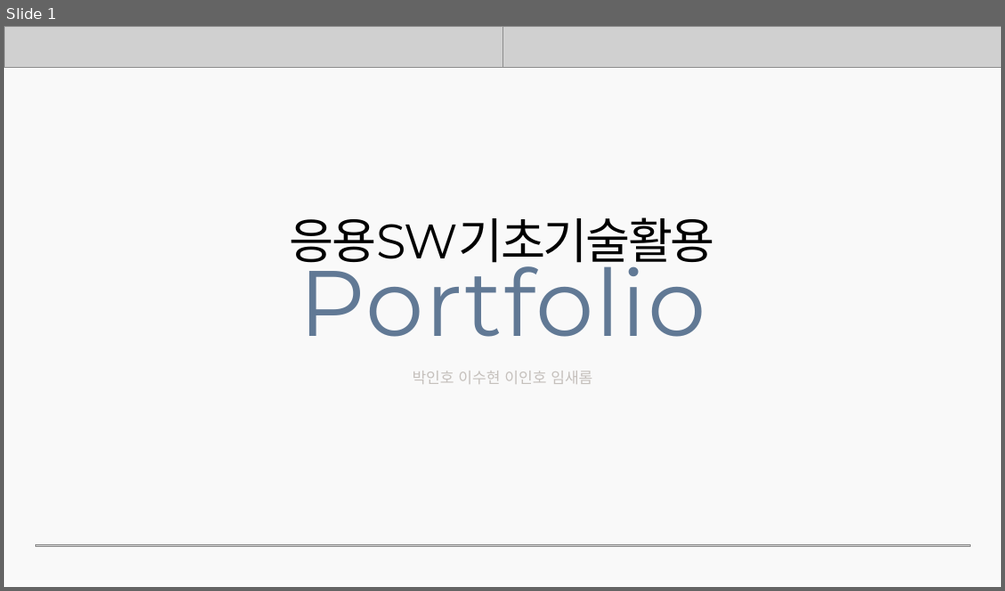
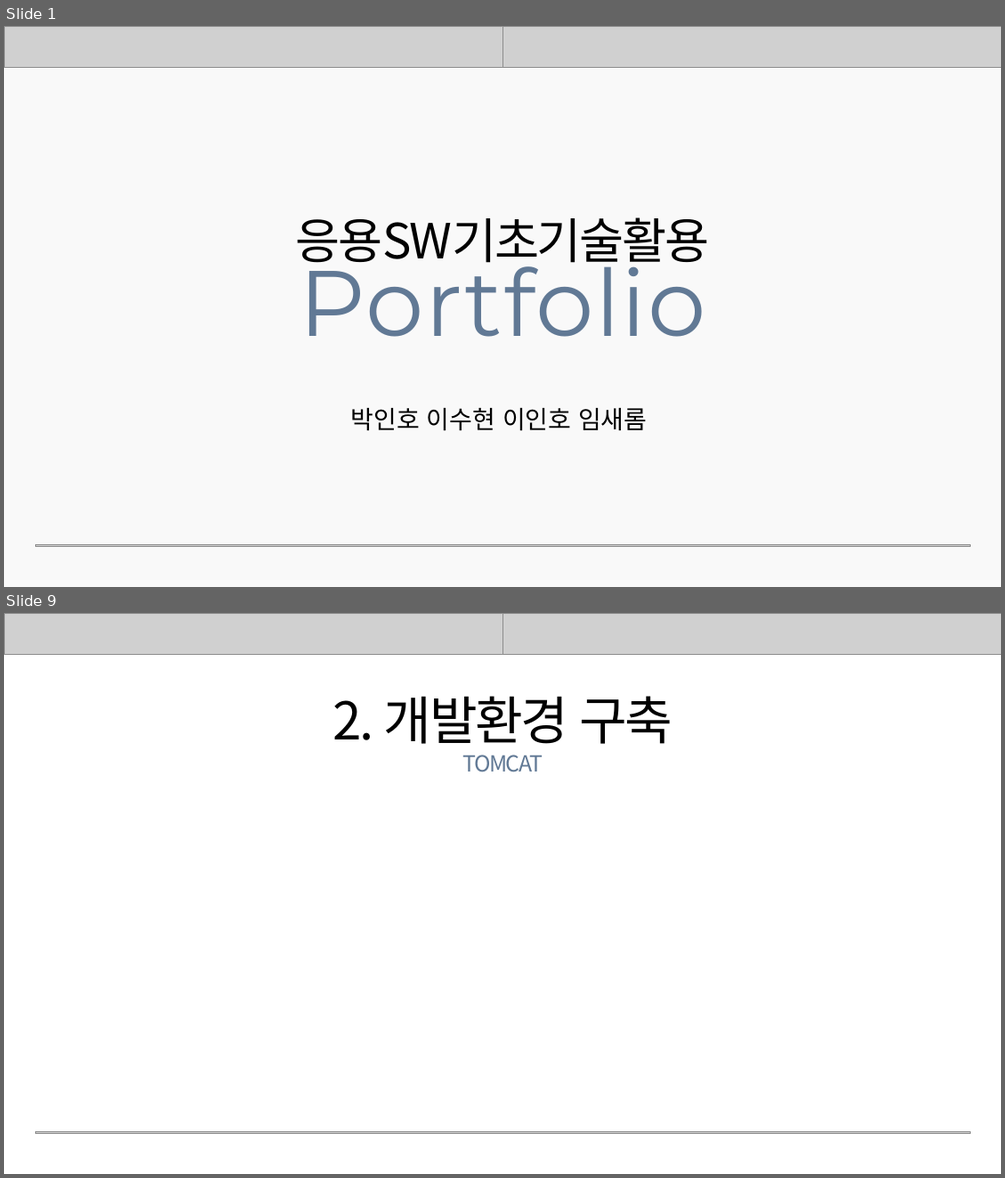
Before and after one commit to rombird/LEELEELIM, a slide deck: 응용SW기초기술활용.pptx. Shown one above the other, each under a label of ours: slide 1 before the commit, slides 1 and 9 after it; the slides between them are not shown. The pictures are 1005x591 and 1005x1178 pixels, drawn with LibreOffice and Linux fonts; fonts in the diff are those of the drawing; grey boxes stand for pictures. Boxes give left, top, right and bottom in pixels: in the first picture for what was removed or moved away, otherwise in the second. Text is boxed around its words. In the diff, an @@ line names an element or a change of style, - is before the commit and + after.

```diff
--- a/응용SW기초기술활용.pptx
+++ b/응용SW기초기술활용.pptx
@@ slide 9 added at bbox=[4, 613, 1001, 1174], background #FFFFFF @@
@@ picture added at bbox=[4, 613, 1001, 654] @@
@@ picture added at bbox=[502, 613, 1001, 654] @@
@@ text added at bbox=[333, 696, 672, 744], 75 pt, text #000000 @@
+2. 개발환경 구축
@@ text added at bbox=[463, 755, 543, 772], 32 pt, text #617995 @@
+TOMCAT
@@ picture added at bbox=[35, 1131, 970, 1133] @@
@@ slide 1 changed as well @@
@@ text "응용SW기초기술활용" at bbox=[296, 217, 709, 271]: font Montserrat to Noto Sans CJK KR @@
@@ text "박인호 이수현 이인호 임새롬": place and size @@
-text "박인호 이수현 이인호 임새롬" at bbox=[413, 370, 592, 384]
+text "박인호 이수현 이인호 임새롬" at bbox=[351, 408, 647, 431]
@@ text "박인호 이수현 이인호 임새롬" at bbox=[351, 408, 647, 431]: size 22 to 36 pt, text colour #C5C0BC to #000000 @@
```
Also in this commit, not shown: 1 other slide changed, 14 other slides added, 6 slides removed.
